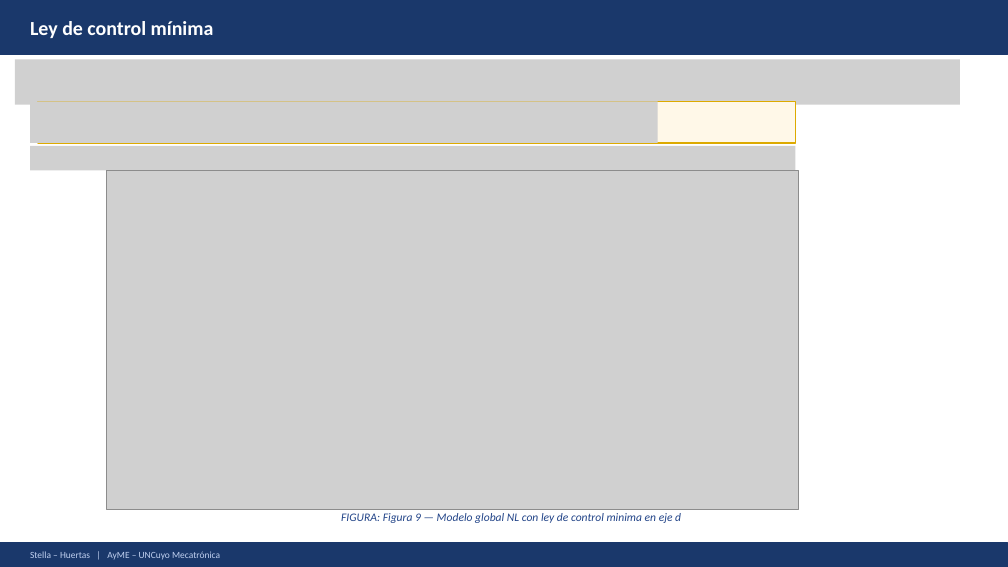
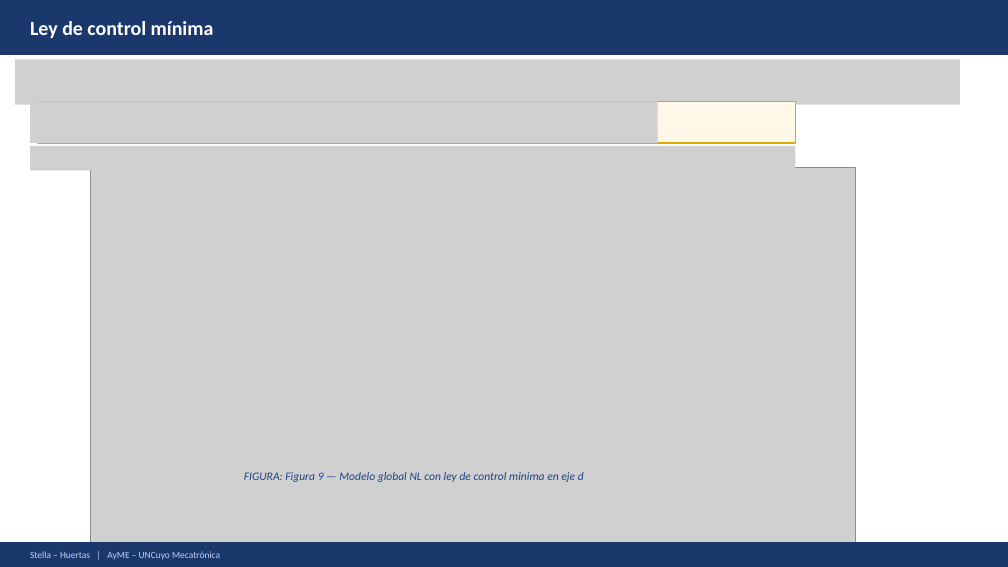
Before and after one commit to Juan-Stella/Automatica-y-maquinas-electricas-final, a slide deck: slide 27 of Presentación/AyME_Stella_Huertas_Presentacion_Correcciones.pptx. Drawn at 1008x567 pixels with LibreOffice and Linux fonts; fonts in the diff are those of the drawing; grey boxes stand for pictures. Boxes give left, top, right and bottom in pixels: in the first picture for what was removed or moved away, otherwise in the second. Text is boxed around its words. In the diff, an @@ line names an element or a change of style, - is before the commit and + after.

```diff
--- a/Presentación/AyME_Stella_Huertas_Presentacion_Correcciones.pptx
+++ b/Presentación/AyME_Stella_Huertas_Presentacion_Correcciones.pptx
@@ picture: place and size @@
-picture at bbox=[107, 171, 798, 510]
+picture at bbox=[91, 168, 856, 543]
@@ text "FIGURA: Figura 9 — Modelo ...": place and size @@
-text "FIGURA: Figura 9 — Modelo ..." at bbox=[341, 513, 681, 523]
+text "FIGURA: Figura 9 — Modelo ..." at bbox=[244, 472, 584, 482]
```
Also in this commit, not shown: 3 other slides changed, 12 other files.
